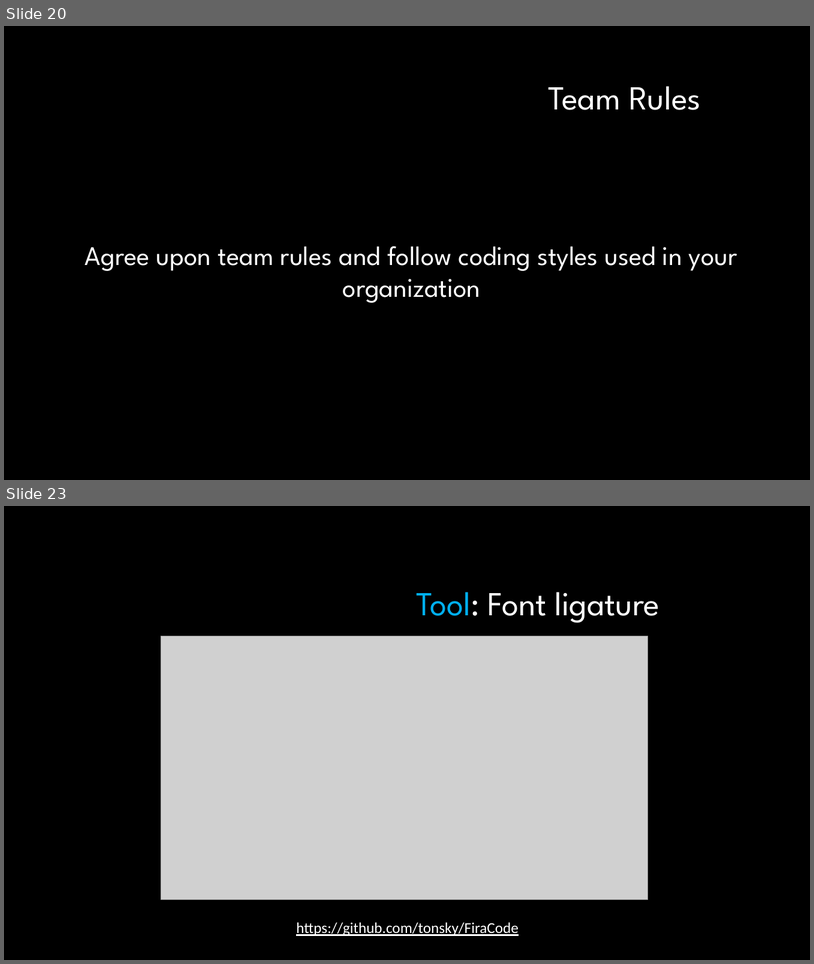
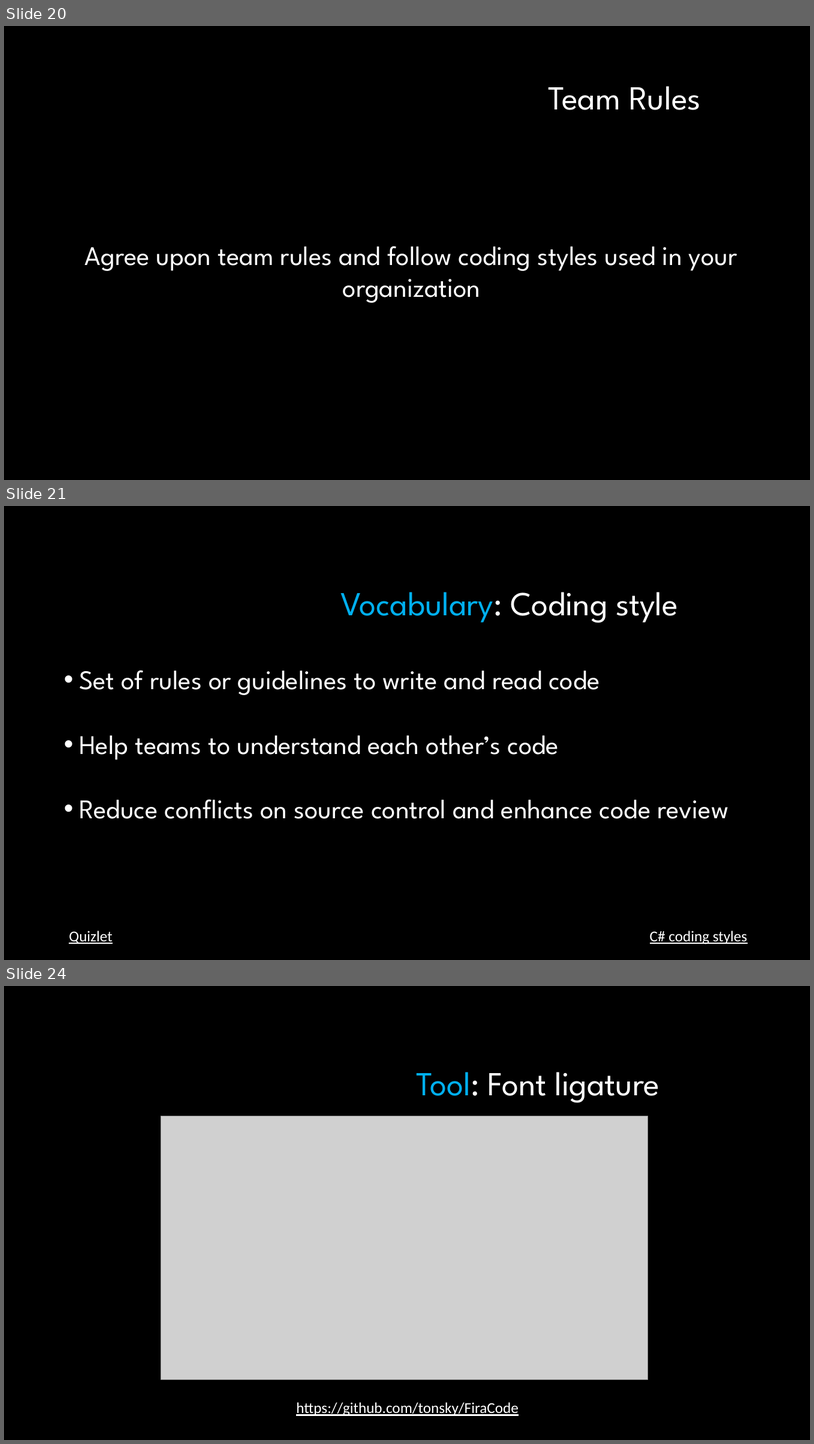
Before and after one commit to javaherisaber/CleanCode, a slide deck: slides/05 - Chapter 5 - Formatting.pptx. Shown one above the other, each under a label of ours: slides 20 and 23 before the commit, slides 20, 21 and 24 after it; the slides between them are not shown. The pictures are 814x964 and 814x1444 pixels, drawn with LibreOffice and Linux fonts; fonts in the diff are those of the drawing; grey boxes stand for pictures; background and template pictures are left out. Boxes give left, top, right and bottom in pixels: in the first picture for what was removed or moved away, otherwise in the second. Text is boxed around its words. In the diff, an @@ line names an element or a change of style, - is before the commit and + after.

Commit message:
Swap vocabulary of chapter 5 with 1

```diff
--- a/slides/05 - Chapter 5 - Formatting.pptx
+++ b/slides/05 - Chapter 5 - Formatting.pptx
@@ slide 21 added at [4, 506, 810, 960], background #FFFFFF; not listed: 1 template element that a slide beside it also shows @@
@@ title added at [341, 592, 679, 623], 40 pt, text #FFFFFF @@
+Vocabulary: Coding style
@@ text added at [79, 670, 729, 819], 32 pt, text #FFFFFF @@
+• Set of rules or guidelines to write and read code
+• Help teams to understand each other’s code
+• Reduce conflicts on source control and enhance code review
@@ text added at [69, 930, 112, 943], 18 pt, text #FFFFFF, underline @@
+Quizlet
@@ text added at [650, 930, 748, 944], 18 pt, text #FFFFFF, underline @@
+C# coding styles
@@ what was slide 23 is now slide 24 @@
```
Also in this commit, not shown: 1 other slide added, 1 slide removed, 1 other file.
